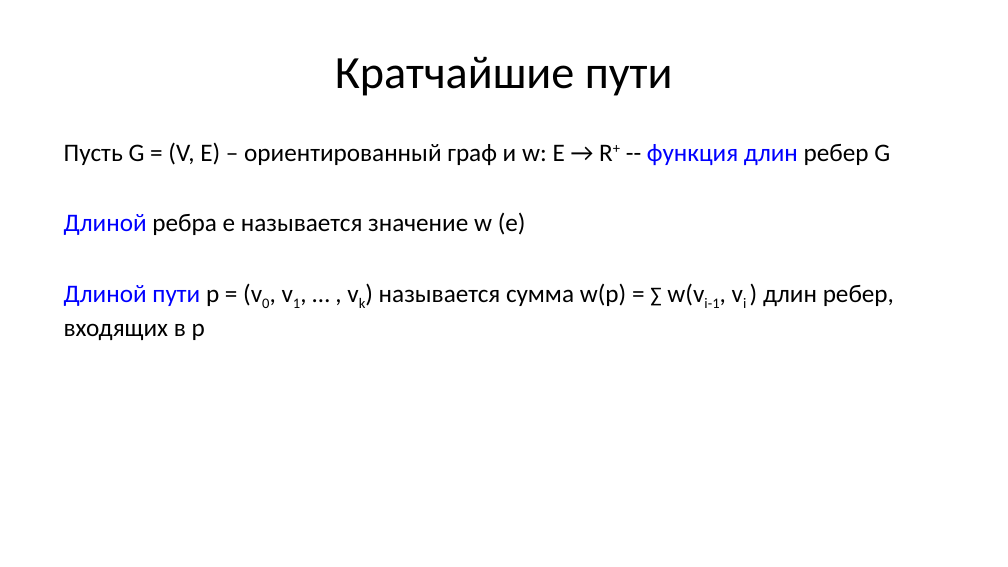
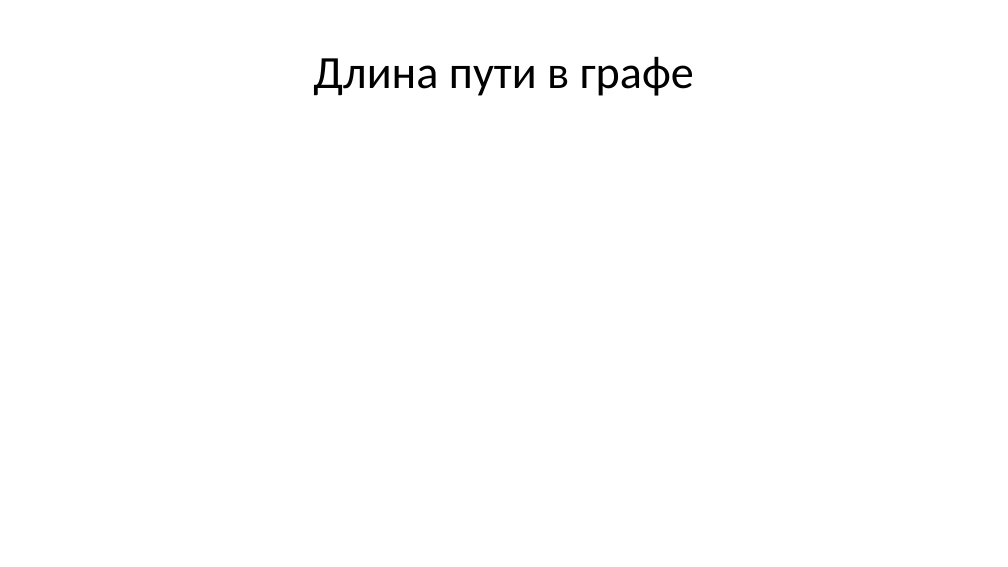
Before and after one commit to Evgueni-Petrov-aka-espetrov/Algorithms-and-Programming-in-C-pptx, a slide deck: slide 4 of 18 Кратчайшие пути и топсорт.pptx. Drawn at 1008x567 pixels with LibreOffice and Linux fonts; fonts in the diff are those of the drawing. Boxes give left, top, right and bottom in pixels: in the first picture for what was removed or moved away, otherwise in the second. Text is boxed around its words. In the diff, an @@ line names an element or a change of style, - is before the commit and + after.

```diff
--- a/18 Кратчайшие пути и топсорт.pptx
+++ b/18 Кратчайшие пути и топсорт.pptx
@@ title at <box>313,56,694,96</box>: text changed @@
-Кратчайшие пути
+Длина пути в графе
@@ text removed at <box>64,142,894,340</box> @@
-Пусть G = (V, E) – ориентированный граф и w: E → R+ -- функция длин ребер G
-Длиной ребра e называется значение w (e)
-Длиной пути p = (v0, v1, … , vk) называется сумма w(p) = ∑ w(vi-1, vi ) длин ребер, входящих в p
```
Also in this commit, not shown: 25 other slides changed, 147 slides added, 9 slides removed.
